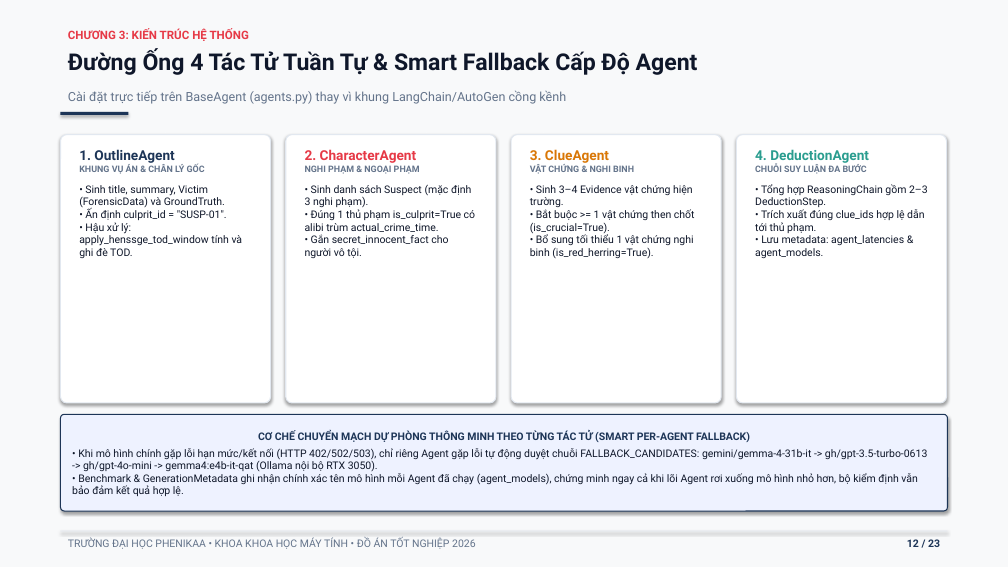
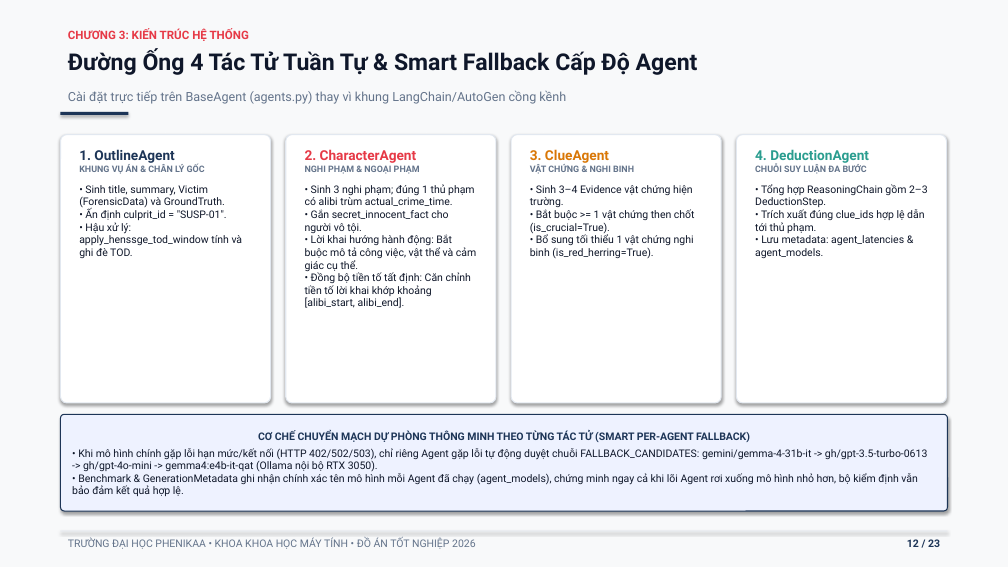
Before and after one commit to NNgocCongAnh/graduation-project, a slide deck: slide 12 of BAO_VE_KHOA_LUAN_TOT_NGHIEP.pptx. Drawn at 1008x567 pixels with LibreOffice and Linux fonts; fonts in the diff are those of the drawing. Boxes give left, top, right and bottom in pixels: in the first picture for what was removed or moved away, otherwise in the second. Text is boxed around its words. In the diff, an @@ line names an element or a change of style, - is before the commit and + after.

```diff
--- a/BAO_VE_KHOA_LUAN_TOT_NGHIEP.pptx
+++ b/BAO_VE_KHOA_LUAN_TOT_NGHIEP.pptx
@@ text at [305,184,476,308]: text changed @@
-• Sinh danh sách Suspect (mặc định 3 nghi phạm).
-• Đúng 1 thủ phạm is_culprit=True có alibi trùm actual_crime_time.
-• Gắn secret_innocent_fact cho người vô tội.
+• Sinh 3 nghi phạm; đúng 1 thủ phạm có alibi trùm actual_crime_time.
+• Gắn secret_innocent_fact cho người vô tội.
+• Lời khai hướng hành động: Bắt buộc mô tả công việc, vật thể và cảm giác cụ thể.
+• Đồng bộ tiền tố tất định: Căn chỉnh tiền tố lời khai khớp khoảng [alibi_start, alibi_end].
```
Also in this commit, not shown: 3 other slides changed.
